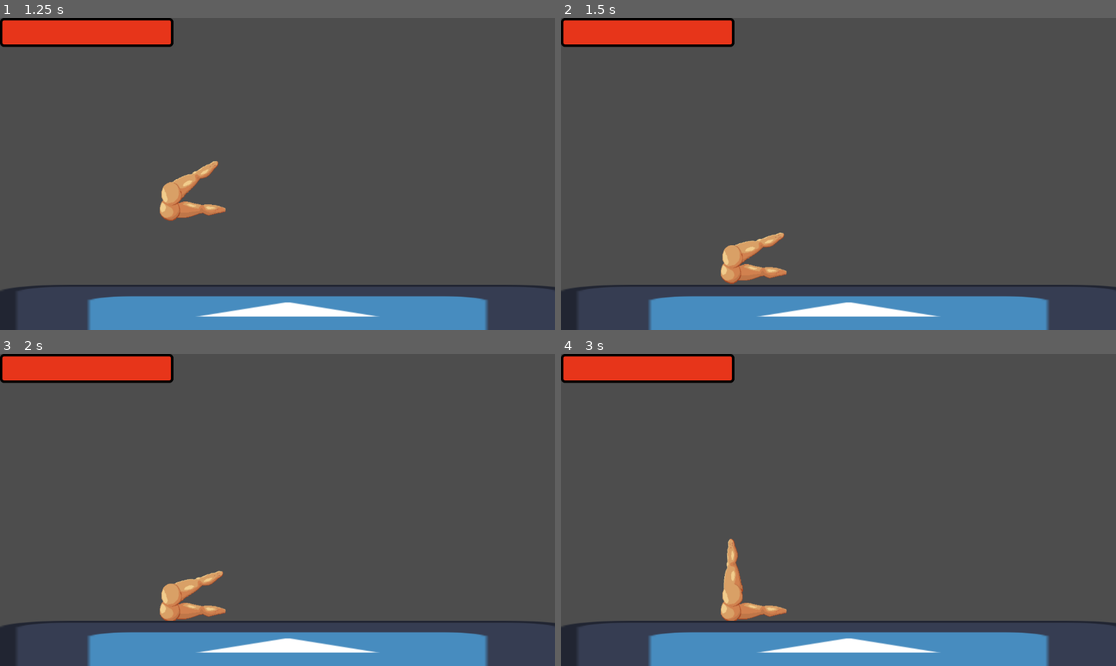
Above: before the commit, frames 1-4 (two rows, left to right).
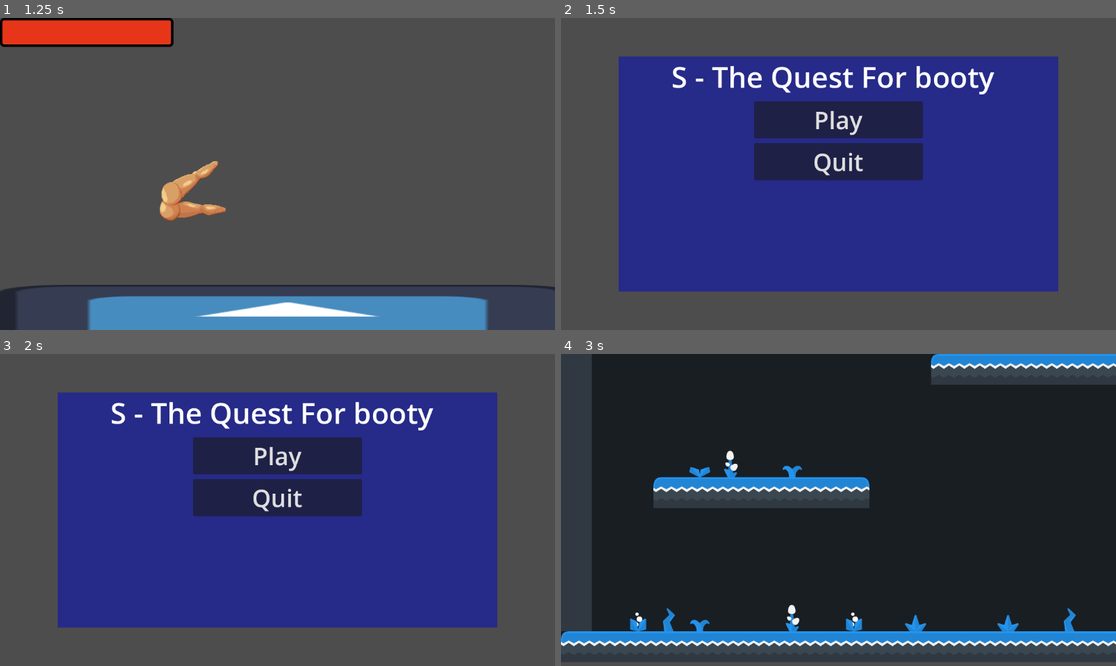
Above: after the commit, the same moments.

Repository: Mrizzi-96/s-the-game
Game: Godot game, scene res://MainMenu/main_menu.tscn
The game is run twice, just before and just after one commit, with the same random seed, the same clock (stepped at 60 frames per second) and the same inputs. The engine's default icon, where the game draws it, is replaced by a stand-in: a white triangle on a blue panel in a dark square.
Inputs (mouse positions are in pixels of both pictures, inside the frame that each line leads up to):
- Up to frame 1 (1.25 s): click "Play" at 0.5 s
- Up to frame 2 (1.5 s): move the mouse to (960, 158) at 1.27 s; hold Q from 1.28 s (still down)
- Up to frame 3 (2 s): keep holding Q; tap Space at 1.52, 1.55, 1.82 s
- Up to frame 4 (3 s): release Q at 2 s; click (838, 456) at 2 s, where only the run after the commit has a clickable "Play"; move the mouse to (727, 525) at 2.77 s; tap Space at 2.85 s

Frame 1 is identical in both runs. In frame 2, 71% of the frame differs, in the area x 0-100%, y 0-100%; in frame 3, 71%; in frame 4, 95%.

Commit message:
feat(global): add random scene switcher when pressing space key

Diff:
--- a/global.gd
+++ b/global.gd
@@ -1,12 +1,22 @@
 extends Node
 
 var current_scene = null
-@onready var quit_button = $VBoxContainer/VBoxContainer/Quit
+var waves_left: int
+var level_path: String
 
 # Called when the node enters the scene tree for the first time.
 func _ready():
 	var root = get_tree().root
 	current_scene = root.get_child(root.get_child_count() -1)
+	level_path = "res://Levels/arena"
+
+func _process(delta):
+	# TODO: after wave completed, goto random scene
+	if Input.is_key_pressed(KEY_SPACE):
+		load_random_arena_scene()
+		# TODO: bind not here, but in pause menu on button pressed
+	if Input.is_key_pressed(KEY_Q):
+		goto_scene("res://MainMenu/main_menu.tscn")
 
 func goto_scene(path):
 	call_deferred("_deferred_goto_scene", path)
@@ -18,5 +28,10 @@
 	get_tree().root.add_child(current_scene)
 	get_tree().current_scene = current_scene
 
+func load_random_arena_scene():
+	var rand = RandomNumberGenerator.new().randi_range(1,3)
+	goto_scene(level_path + str(rand) + ".tscn")
+
+
 func quit_game():
 	get_tree().quit()
